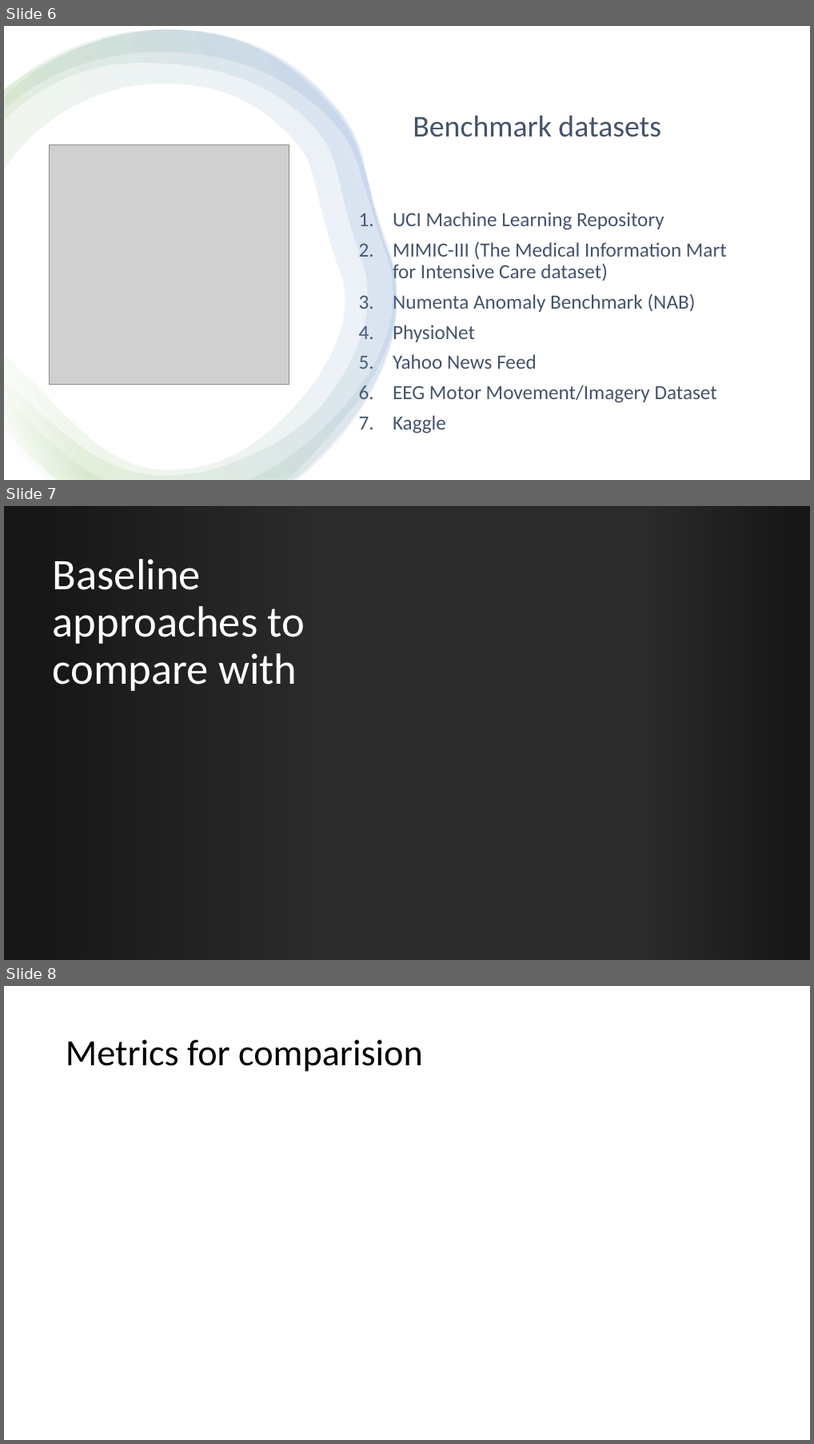
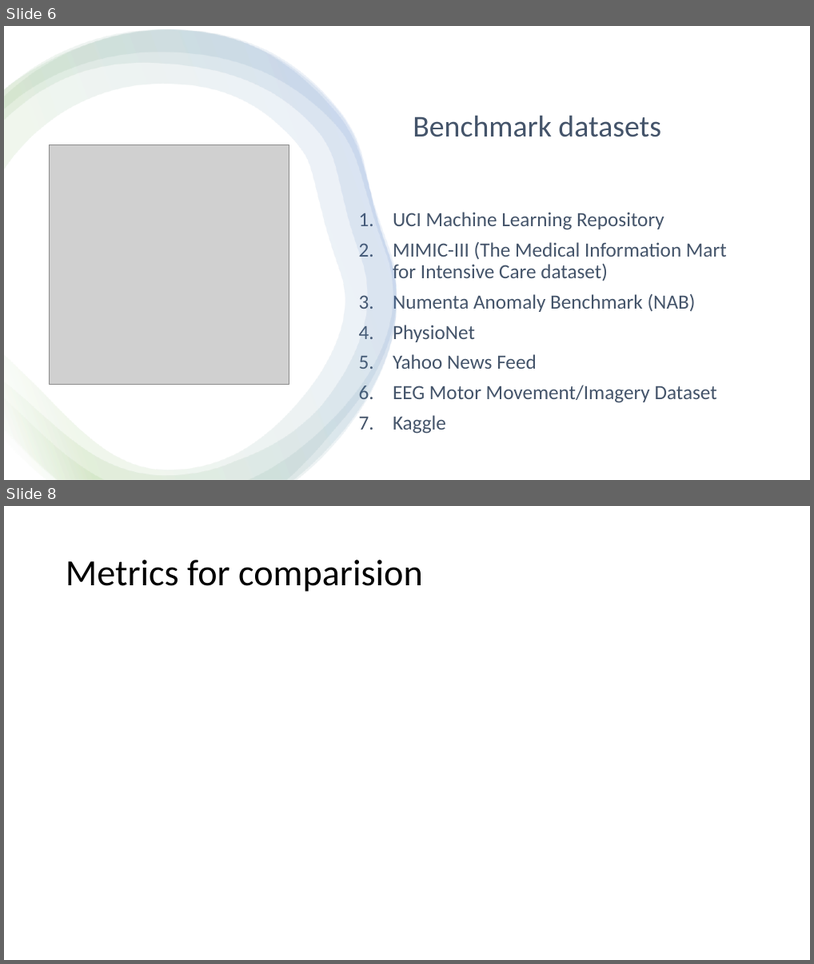
Before and after one commit to raidharmender/MultiVarTSPred, a slide deck: Multivar TS analysis and prediction.pptx. Shown one above the other, each under a label of ours: slides 6, 7 and 8 before the commit, slides 6 and 8 after it; the slides between them are not shown. The pictures are 814x1444 and 814x964 pixels, drawn with LibreOffice and Linux fonts; fonts in the diff are those of the drawing; grey boxes stand for pictures; background and template pictures are left out; a plain dark background stands for a picture behind light text. Boxes give left, top, right and bottom in pixels: in the first picture for what was removed or moved away, otherwise in the second. Text is boxed around its words. In the diff, an @@ line names an element or a change of style, - is before the commit and + after.

```diff
--- a/Multivar TS analysis and prediction.pptx
+++ b/Multivar TS analysis and prediction.pptx
@@ slide 7 removed at (x1=4, y1=506, x2=810, y2=960), background picture (left out) @@
@@ rectangle removed at (x1=4, y1=506, x2=810, y2=960) @@
@@ rectangle removed at (x1=4, y1=506, x2=312, y2=960) @@
@@ rectangle removed at (x1=649, y1=506, x2=810, y2=960) @@
@@ title removed at (x1=53, y1=559, x2=306, y2=691) @@
-Baseline approaches to compare with
```
Also in this commit, not shown: 5 slides changed, 3 slides added, 9 other slides removed.
